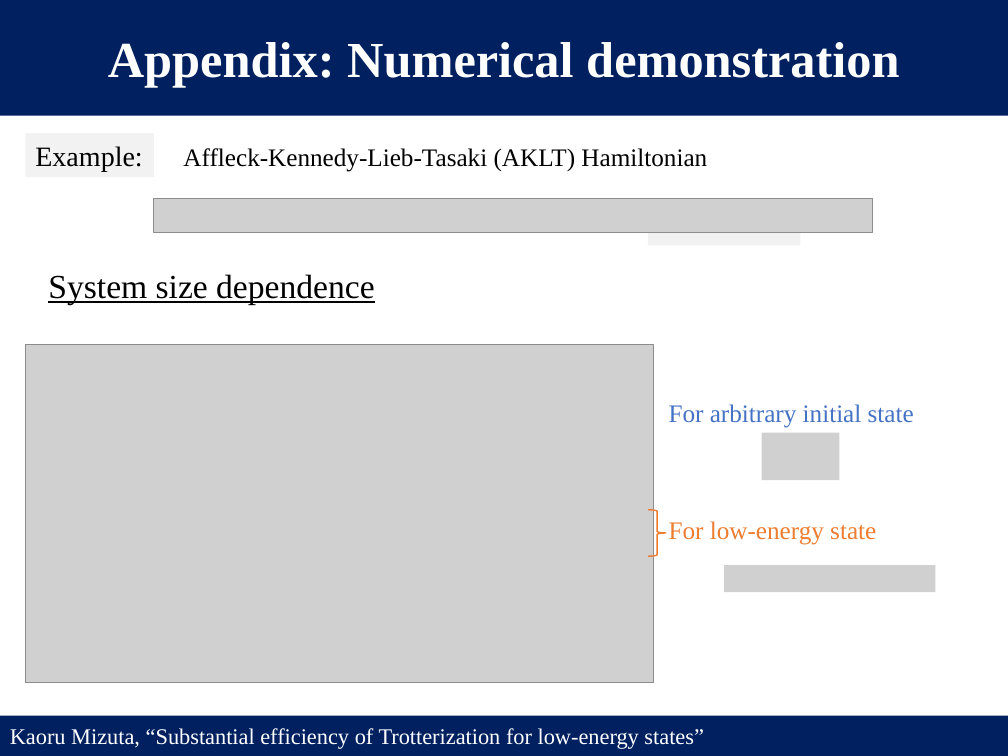
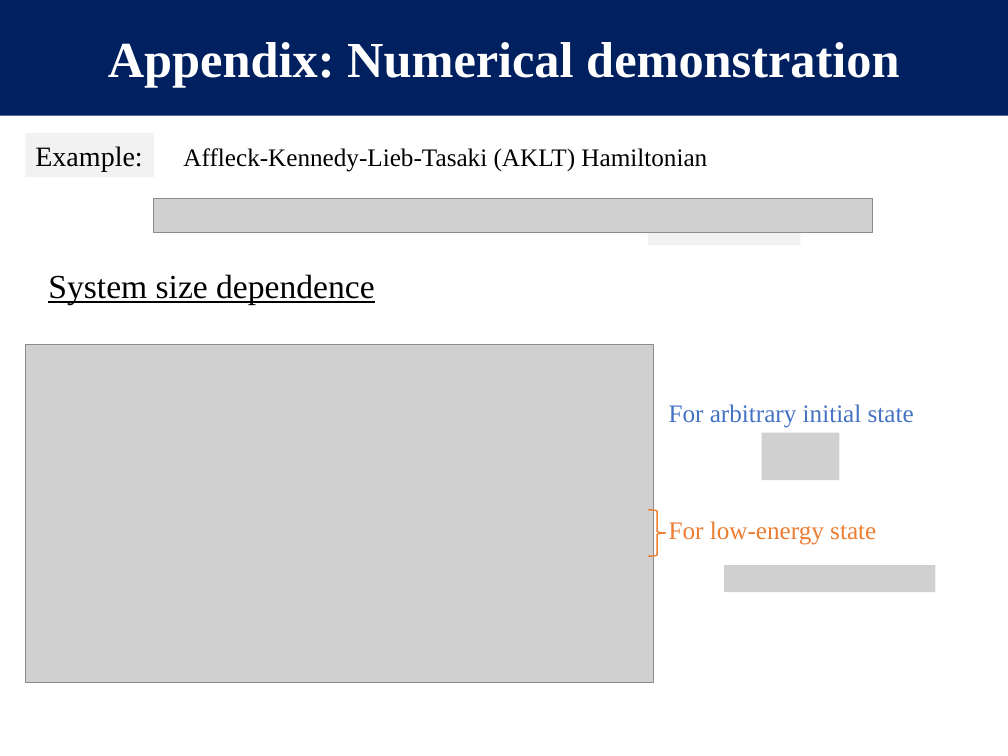
Before and after one commit to K-Mizuta/UTokyo2026, a slide deck: slide 16 of Conference/2603_日本物理学会/日本物理学会.pptx (slide 27 before the commit). Drawn at 1008x756 pixels with LibreOffice and Linux fonts; fonts in the diff are those of the drawing; grey boxes stand for pictures; background and template pictures are left out. Boxes give left, top, right and bottom in pixels: in the first picture for what was removed or moved away, otherwise in the second. Text is boxed around its words. In the diff, an @@ line names an element or a change of style, - is before the commit and + after.

```diff
--- a/Conference/2603_日本物理学会/日本物理学会.pptx
+++ b/Conference/2603_日本物理学会/日本物理学会.pptx
@@ rectangle removed at (0,716,1008,756) @@
-Kaoru Mizuta, “Substantial efficiency of Trotterization for low-energy states”
```
Also in this commit, not shown: 3 other slides changed, 13 slides added, 24 slides removed, 2 other files.
